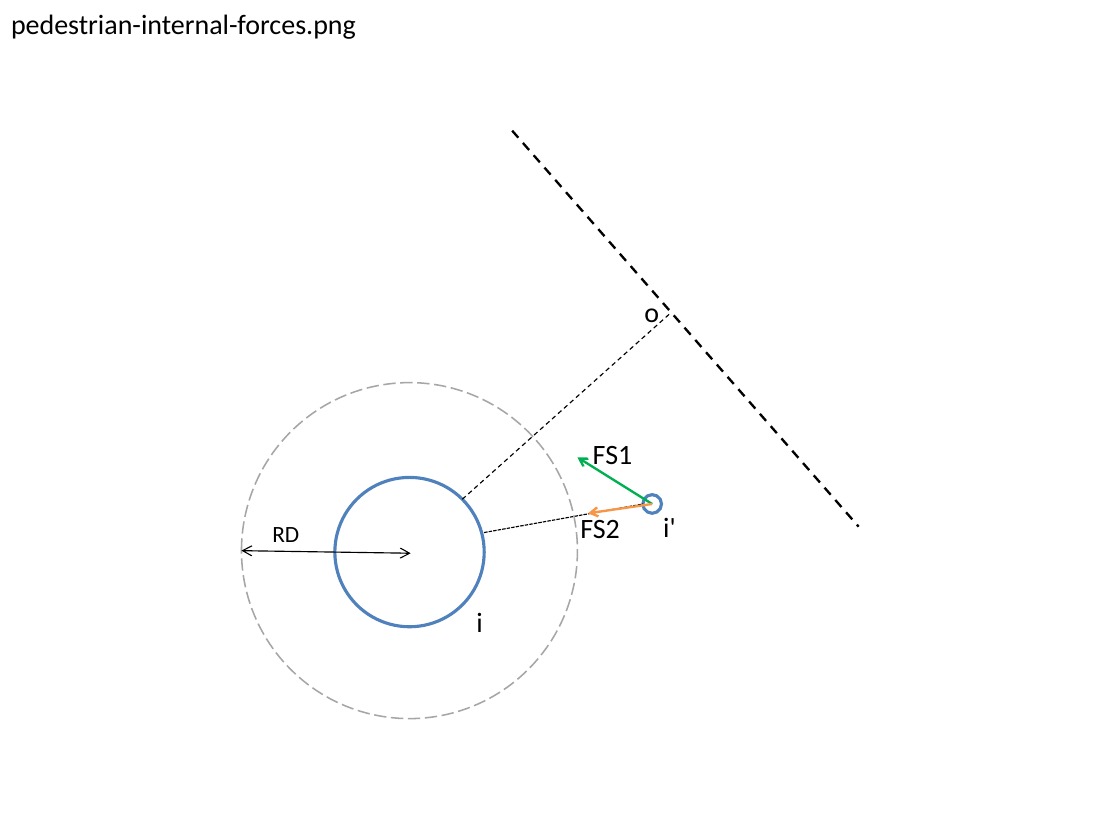
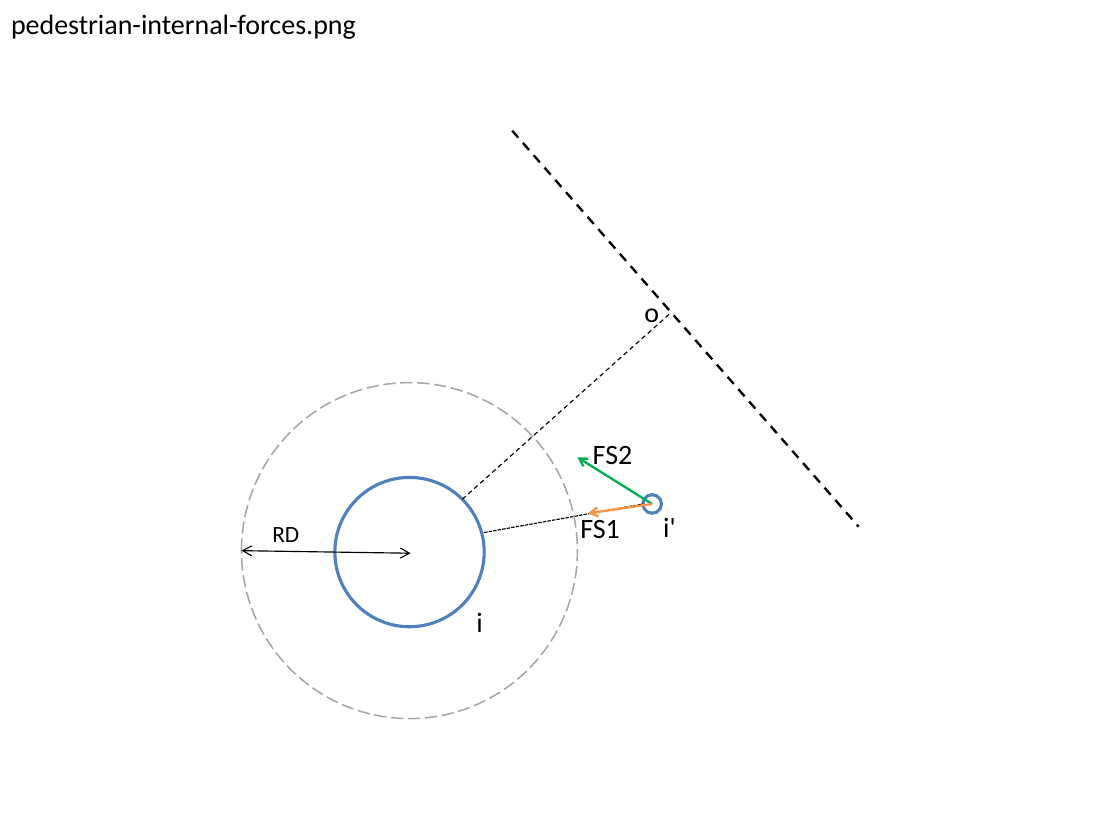
Before and after one commit to amarseillan-zz/pedestriansimulation, a slide deck: slide 7 of doc/informe/pictures.pptx. Drawn at 1120x840 pixels with LibreOffice and Linux fonts; fonts in the diff are those of the drawing. Boxes give left, top, right and bottom in pixels: in the first picture for what was removed or moved away, otherwise in the second. Text is boxed around its words. In the diff, an @@ line names an element or a change of style, - is before the commit and + after.

```diff
--- a/doc/informe/pictures.pptx
+++ b/doc/informe/pictures.pptx
@@ text "FS2": place and size @@
-text "FS2" at <box>580,515,619,538</box>
+text "FS2" at <box>593,446,633,471</box>
@@ text "FS1": place and size @@
-text "FS1" at <box>593,446,633,471</box>
+text "FS1" at <box>580,515,619,538</box>
```
Also in this commit, not shown: 1 other file.
